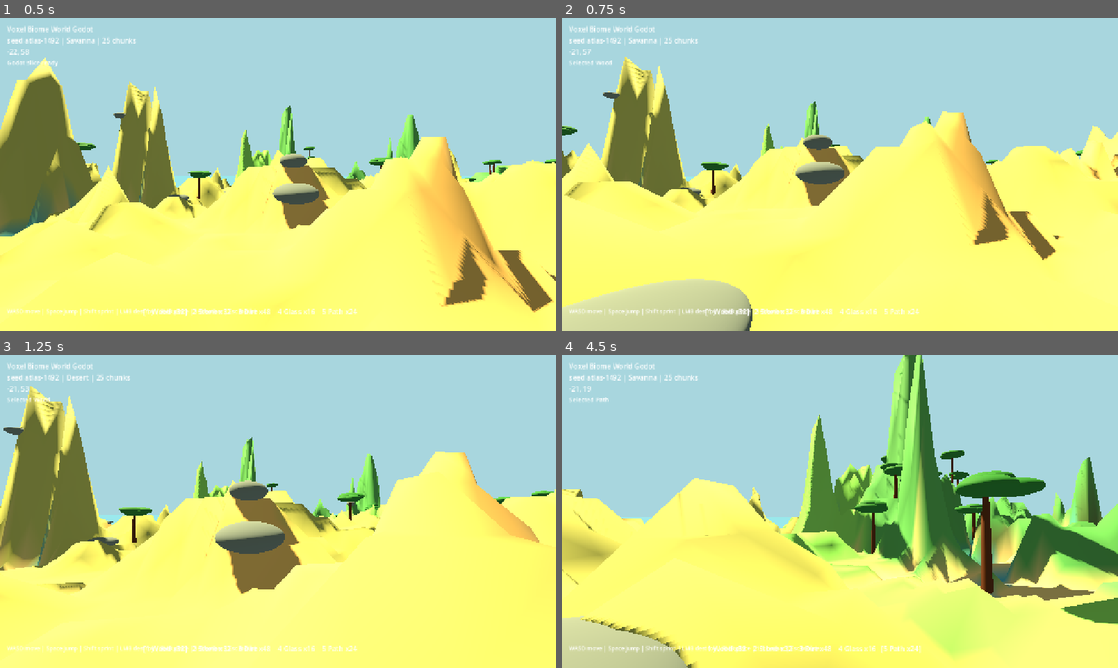
Above: before the commit, frames 1-4 (two rows, left to right).
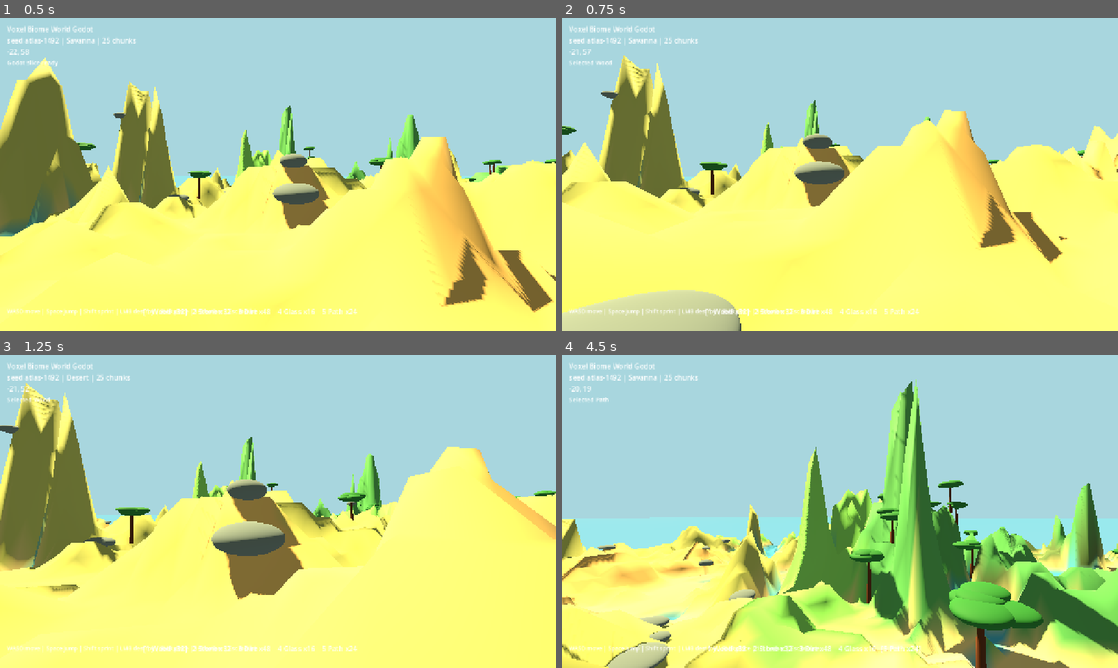
Above: after the commit, the same moments.

Repository: lakam99/voxel-godot
Game: Godot game, scene res://scenes/Main.tscn
The game is run twice, just before and just after one commit, with the same random seed, the same clock (stepped at 60 frames per second) and the same inputs.
Inputs (mouse positions are in pixels of both pictures, inside the frame that each line leads up to):
- Up to frame 1 (0.5 s): no input
- Up to frame 2 (0.75 s): tap Enter at 0.5 s; move the mouse to (867, 174) at 0.52 s; hold W from 0.53 s (still down); tap 1 at 0.6 s; click (867, 174) at 0.67 s
- Up to frame 3 (1.25 s): keep holding W; tap Space at 0.77 s
- Up to frame 4 (4.5 s): keep holding W; move the mouse to (812, 511) at 1.27 s; tap 5 at 1.35, 3.6 s; tap Space at 1.52, 3.02, 3.77 s; move the mouse to (851, 505) at 2.02 s; hold Shift 2.03-2.78 s; move the mouse to (834, 517) at 2.77 s; tap 1 at 2.85 s; click (834, 517) at 2.92 s; move the mouse to (878, 514) at 3.52 s; move the mouse to (795, 508) at 4.27 s; tap Shift at 4.35 s

Frame 1 is identical in both runs. In frame 2, 4.5% of the frame differs, in the area x 0-100%, y 12-100%; in frame 3, 7.0%; in frame 4, 47%, in the area x 0-100%, y 0-100%.

Commit message:
Smooth terrain grounding and jump landing

Diff:
--- a/scripts/PlayerController.gd
+++ b/scripts/PlayerController.gd
@@ -7,7 +7,9 @@
 const JUMP_SPEED := 8.9
 const GRAVITY := 26.0
 const MOUSE_SENSITIVITY := 0.0024
-const TERRAIN_SNAP_DISTANCE := 1.25
+const TERRAIN_LANDING_DISTANCE := 0.18
+const TERRAIN_WALKABLE_DROP := 1.55
+const TERRAIN_DESCEND_SPEED := 7.25
 
 var camera: Camera3D
 var pitch := 0.0
@@ -18,6 +20,7 @@
 var automated_jump := false
 var physics_ticks := 0
 var terrain_grounded := false
+var max_downward_terrain_correction := 0.0
 
 func _ready() -> void:
     set_physics_process(true)
@@ -73,30 +76,60 @@
 
     var sprinting := automated_sprint if automated_input else Input.is_key_pressed(KEY_SHIFT)
     var speed := SPRINT_SPEED if sprinting else WALK_SPEED
-    var control := 1.0 if is_on_floor() else AIR_CONTROL
+    var control := 1.0 if is_on_floor() or terrain_grounded else AIR_CONTROL
     velocity.x = lerp(velocity.x, wish.x * speed, min(1.0, ACCELERATION * control * delta))
     velocity.z = lerp(velocity.z, wish.z * speed, min(1.0, ACCELERATION * control * delta))
 
-    var grounded := is_on_floor() or terrain_grounded
+    var was_grounded := is_on_floor() or terrain_grounded
+    var jumped := false
+    var grounded := was_grounded
     if grounded:
         var jumping := automated_jump if automated_input else Input.is_key_pressed(KEY_SPACE)
         if jumping:
             velocity.y = JUMP_SPEED
             automated_jump = false
             terrain_grounded = false
+            jumped = true
     else:
         velocity.y -= GRAVITY * delta
 
     move_and_slide()
-    apply_terrain_grounding()
+    apply_terrain_grounding(delta, was_grounded, jumped)
 
-func apply_terrain_grounding() -> void:
+func apply_terrain_grounding(delta: float, was_grounded: bool, jumped: bool) -> void:
     if not main or not main.has_method("height_at_world"):
         terrain_grounded = is_on_floor()
         return
 
     var ground_y: float = main.call("height_at_world", global_position.x, global_position.z)
-    if velocity.y <= 0.0 and global_position.y <= ground_y + TERRAIN_SNAP_DISTANCE:
+    var distance_above_ground: float = global_position.y - ground_y
+
+    if distance_above_ground <= 0.0:
+        global_position.y = ground_y
+        velocity.y = max(velocity.y, 0.0)
+        terrain_grounded = not jumped
+        return
+
+    if jumped:
+        terrain_grounded = false
+        return
+
+    if was_grounded and velocity.y <= 0.0 and distance_above_ground <= TERRAIN_WALKABLE_DROP:
+        var old_y: float = global_position.y
+        var max_drop: float = TERRAIN_DESCEND_SPEED * delta
+        global_position.y = move_toward(global_position.y, ground_y, max_drop)
+        var correction: float = max(0.0, old_y - global_position.y)
+        if correction > max_downward_terrain_correction:
+            max_downward_terrain_correction = correction
+        if global_position.y <= ground_y + 0.03:
+            global_position.y = ground_y
+            velocity.y = 0.0
+            terrain_grounded = true
+        else:
+            terrain_grounded = true
+        return
+
+    if velocity.y <= 0.0 and distance_above_ground <= TERRAIN_LANDING_DISTANCE:
         global_position.y = ground_y
         velocity.y = 0.0
         terrain_grounded = true
--- a/scripts/PlaytestRunner.gd
+++ b/scripts/PlaytestRunner.gd
@@ -121,6 +121,7 @@
     var travel: float = Vector2(player.global_position.x - start.x, player.global_position.z - start.z).length()
     var velocity: Vector3 = player.velocity
     var move_value: Vector3 = player.get("automated_move")
+    var max_downward_correction: float = player.get("max_downward_terrain_correction")
     add_result(
         "player_movement",
         travel > 4.0,
@@ -132,6 +133,7 @@
             str(move_value)
         ]
     )
+    add_result("terrain_descent_smoothing", max_downward_correction <= 0.22, "max downward correction %.3f" % max_downward_correction)
 
 func test_jump() -> void:
     if not player:
@@ -144,10 +146,23 @@
     var start_y: float = player.global_position.y
     player.set("automated_jump", true)
     var peak_y: float = start_y
-    for i in range(28):
+    var landing_frame := -1
+    var became_airborne := false
+    for i in range(90):
         await get_tree().physics_frame
         peak_y = max(peak_y, player.global_position.y)
-    add_result("jump", peak_y > start_y + 0.55, "rise %.2f, floor %s" % [peak_y - start_y, str(is_player_grounded())])
+        if not is_player_grounded():
+            became_airborne = true
+        elif became_airborne:
+            landing_frame = i + 1
+            break
+    var rise: float = peak_y - start_y
+    var natural_air_time := landing_frame >= 36 or landing_frame == -1
+    add_result(
+        "jump",
+        rise > 0.55 and natural_air_time,
+        "rise %.2f, landing frame %d, floor %s" % [rise, landing_frame, str(is_player_grounded())]
+    )
 
 func test_block_destroy_ray() -> void:
     if not player or not camera:
